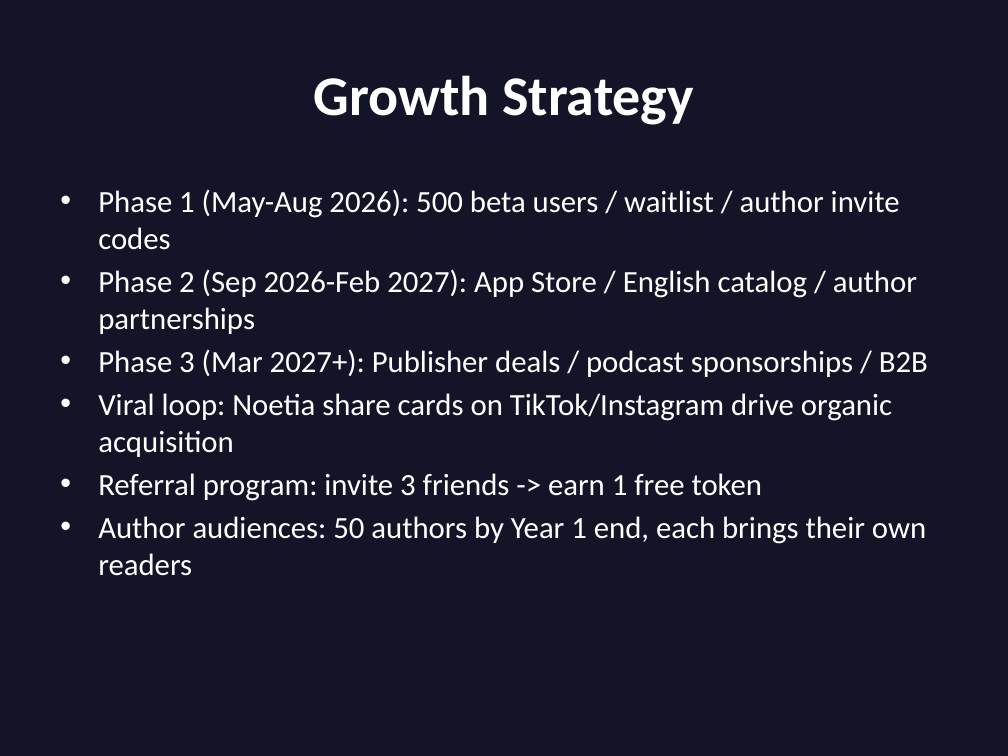
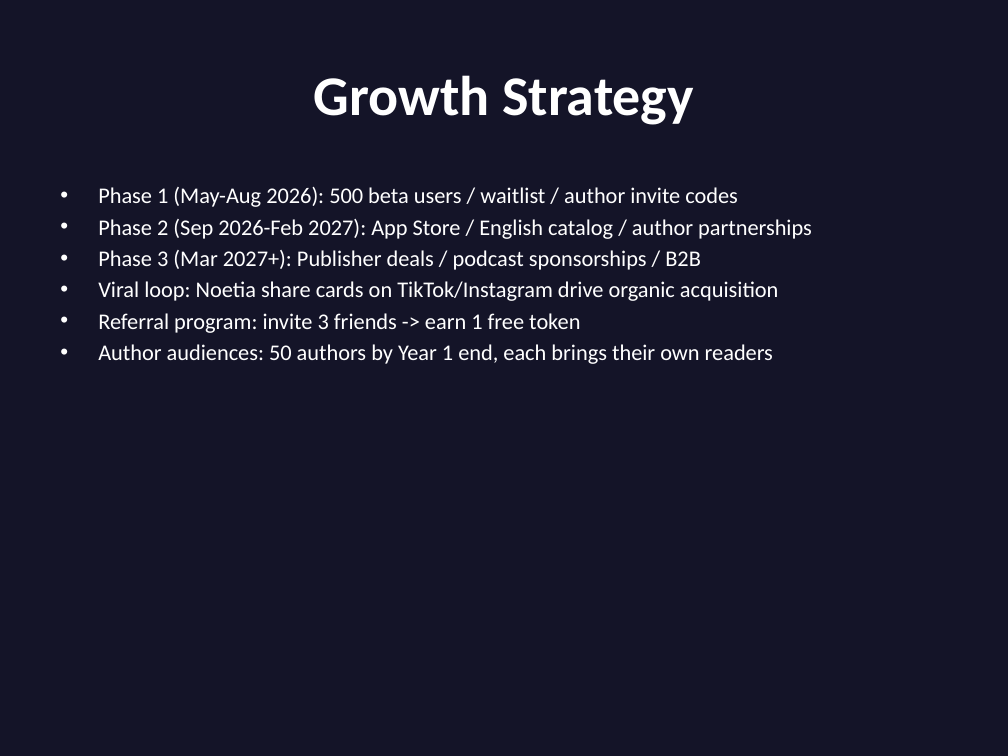
Before and after one commit to Carloskfe/noetia, a slide deck: slide 12 of docs/Noetia_Presentation.pptx. Drawn at 1008x756 pixels with LibreOffice and Linux fonts; fonts in the diff are those of the drawing. Boxes give left, top, right and bottom in pixels: in the first picture for what was removed or moved away, otherwise in the second. Text is boxed around its words. In the diff, an @@ line names an element or a change of style, - is before the commit and + after.

```diff
--- a/docs/Noetia_Presentation.pptx
+++ b/docs/Noetia_Presentation.pptx
@@ text "Phase 1 (May-Aug 2026): 500 ..." at (x1=98, y1=187, x2=812, y2=364): size 22 to 16 pt; less space between paragraphs @@
```
Also in this commit, not shown: 1 other slide changed.
